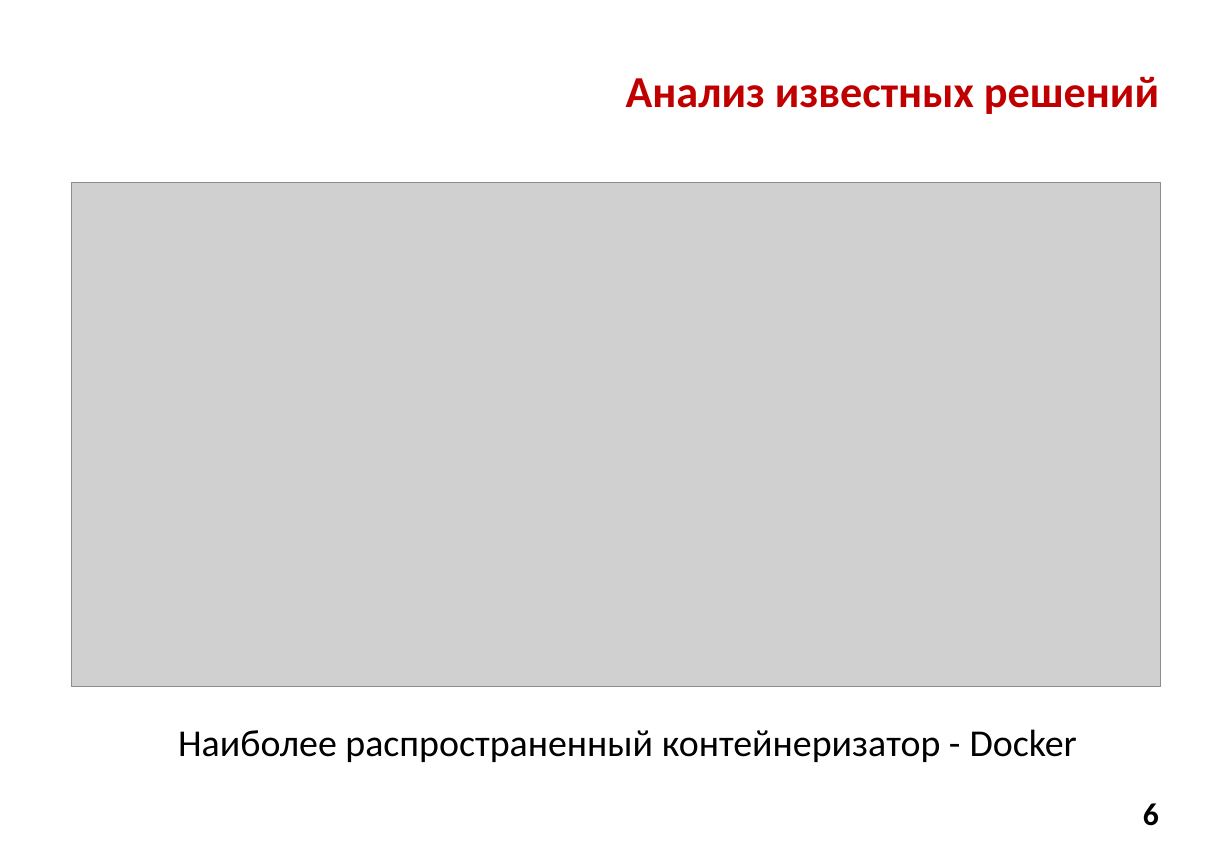
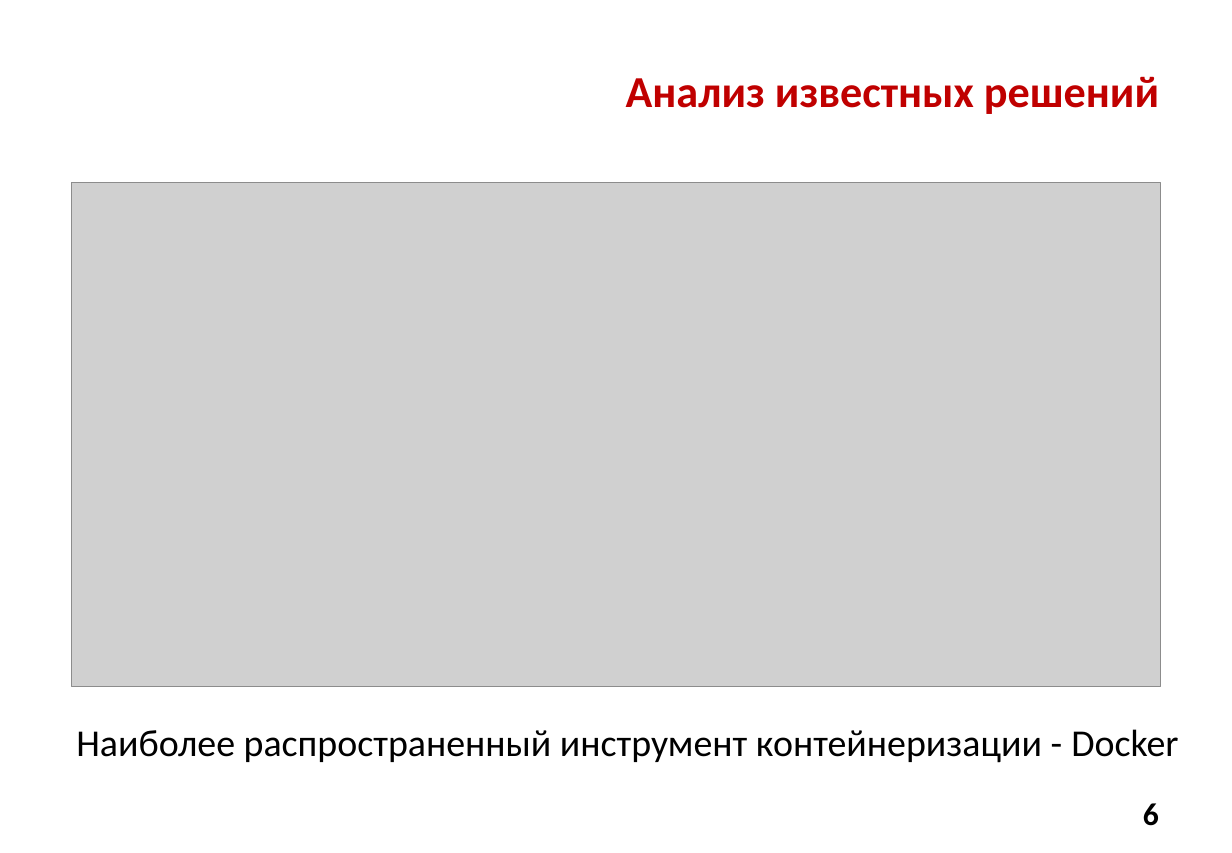
Before and after one commit to Alex-made/diplom, a slide deck: slide 6 of Презентация/Презентация диплома.pptx. Drawn at 1232x853 pixels with LibreOffice and Linux fonts; fonts in the diff are those of the drawing; grey boxes stand for pictures; background and template pictures are left out. Boxes give left, top, right and bottom in pixels: in the first picture for what was removed or moved away, otherwise in the second. Text is boxed around its words. In the diff, an @@ line names an element or a change of style, - is before the commit and + after.

```diff
--- a/Презентация/Презентация диплома.pptx
+++ b/Презентация/Презентация диплома.pptx
@@ text at <box>76,729,1178,763</box>: text changed @@
-Наиболее распространенный контейнеризатор - Docker
+Наиболее распространенный инструмент контейнеризации - Docker
```
Also in this commit, not shown: 7 other slides changed, 3 other files.
